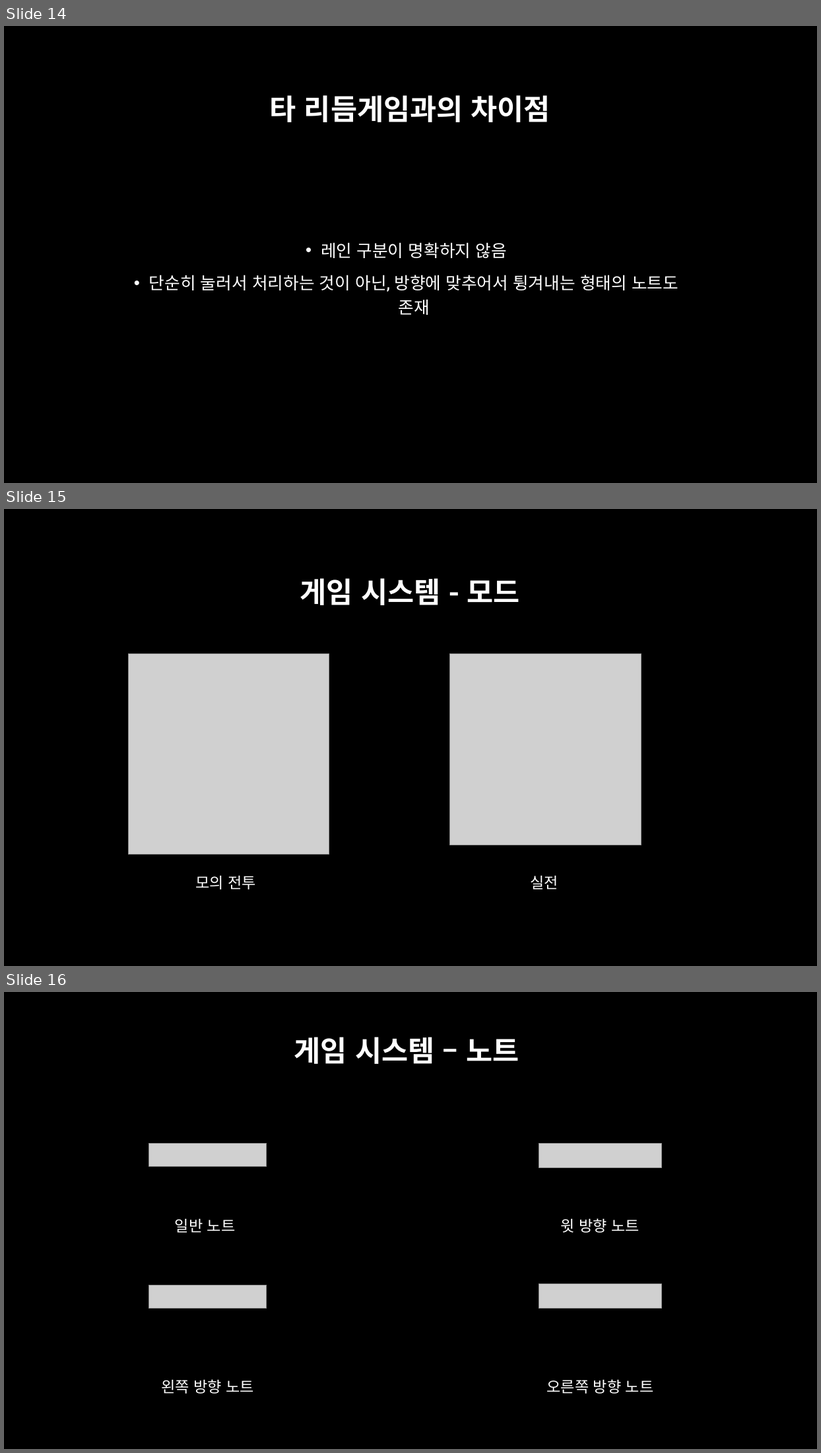
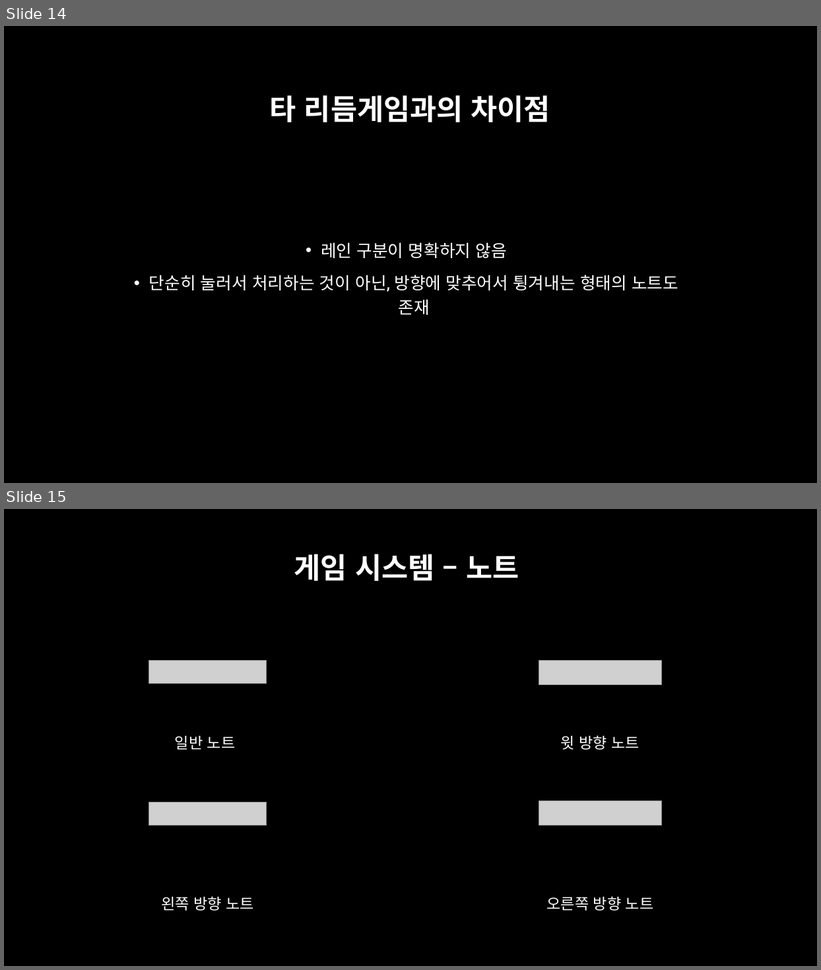
Before and after one commit to Sub-L/CapitalRhythm-Ho-, a slide deck: ds.pptx. Shown one above the other, each under a label of ours: slides 14, 15 and 16 before the commit, slides 14 and 15 after it. The pictures are 821x1453 and 821x970 pixels, drawn with LibreOffice and Linux fonts; fonts in the diff are those of the drawing; grey boxes stand for pictures; background and template pictures are left out. Boxes give left, top, right and bottom in pixels: in the first picture for what was removed or moved away, otherwise in the second. Text is boxed around its words. In the diff, an @@ line names an element or a change of style, - is before the commit and + after.

```diff
--- a/ds.pptx
+++ b/ds.pptx
@@ slide 15 removed at bbox=[4, 509, 817, 966], background picture (left out) @@
@@ title removed at bbox=[300, 578, 520, 605] @@
-게임 시스템 - 모드
@@ picture removed at bbox=[129, 654, 329, 855] @@
@@ picture removed at bbox=[450, 654, 642, 846] @@
@@ text removed at bbox=[195, 876, 256, 890] @@
-모의 전투
@@ text removed at bbox=[530, 876, 558, 890] @@
-실전
@@ what was slide 16 is now slide 15 @@
```
Also in this commit, not shown: 4 slides changed, 3 other files.
